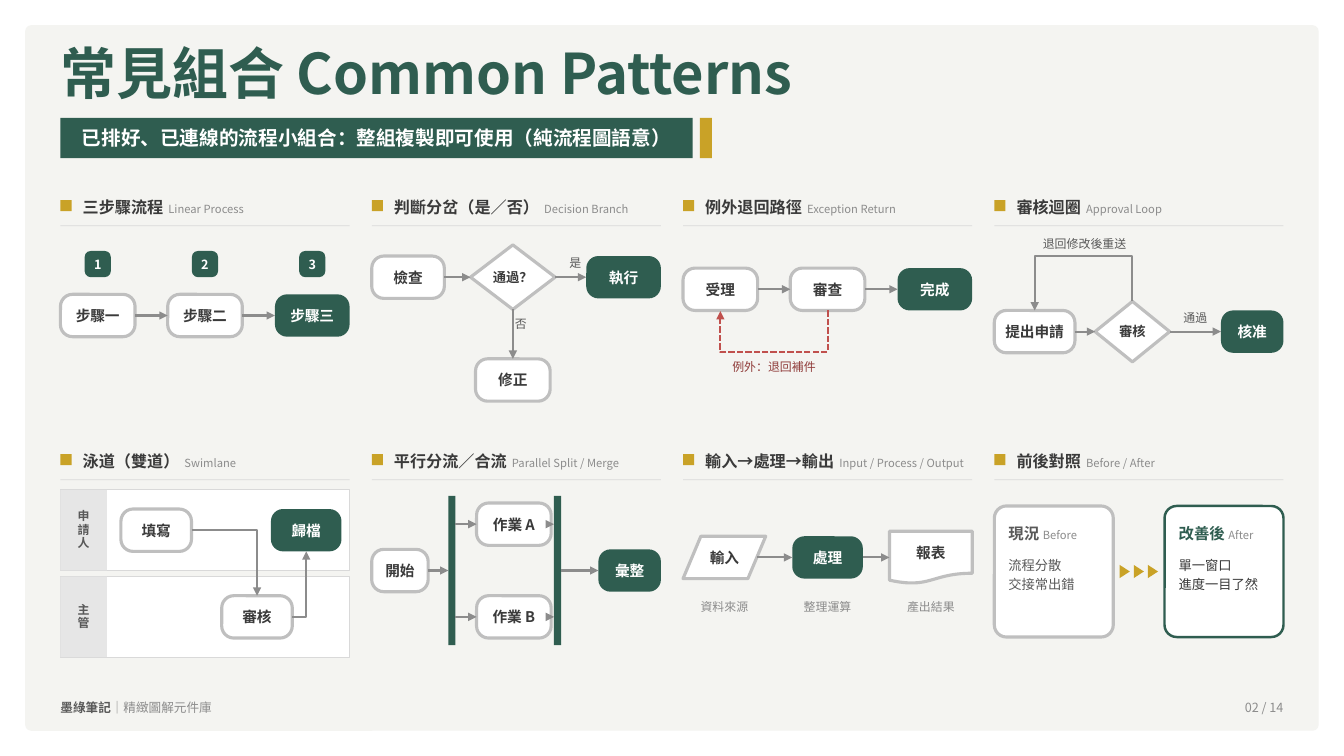
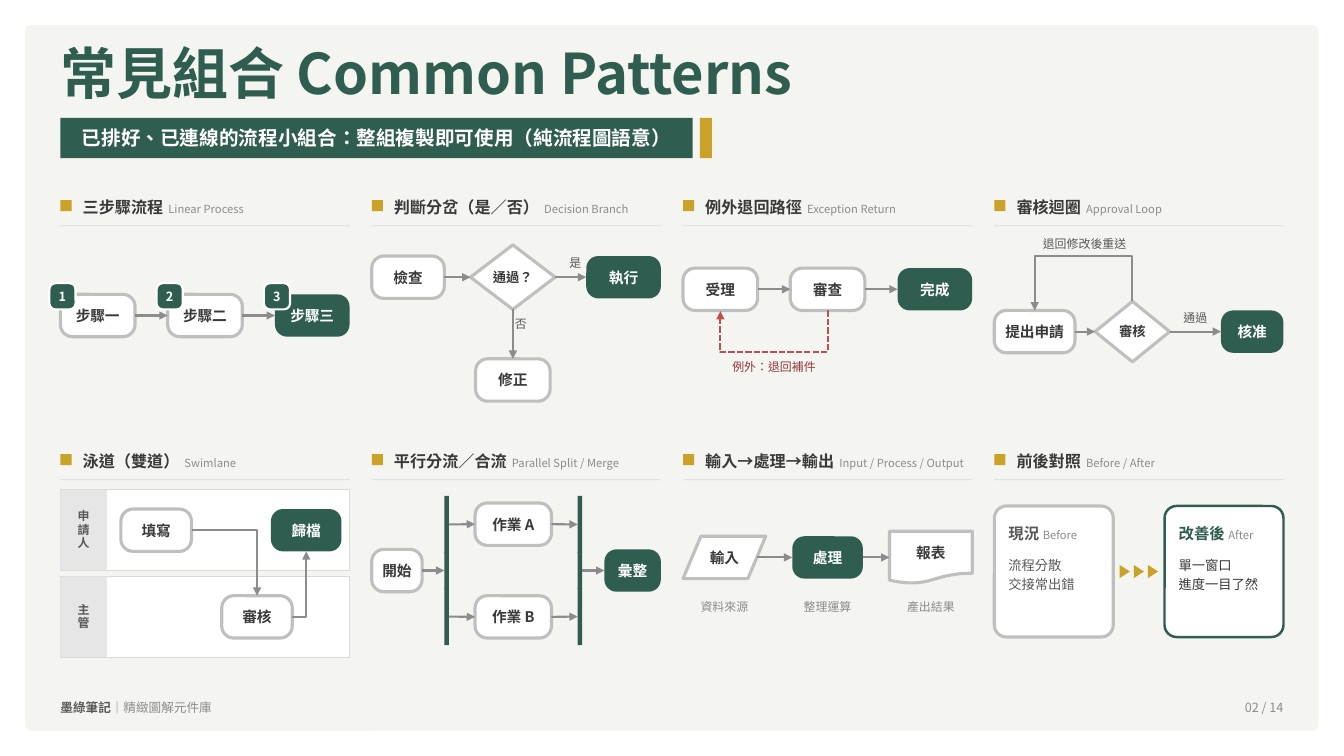
Before and after one commit to hctsaik/ppt-style-studio, a slide deck: slide 2 of out/kit-green.pptx. Drawn at 1344x756 pixels with LibreOffice and Linux fonts; fonts in the diff are those of the drawing. Boxes give left, top, right and bottom in pixels: in the first picture for what was removed or moved away, otherwise in the second. Text is boxed around its words. In the diff, an @@ line names an element or a change of style, - is before the commit and + after.

```diff
--- a/out/kit-green.pptx
+++ b/out/kit-green.pptx
@@ 3 rounded rectangles moved together from (x1=85, y1=251, x2=326, y2=277) to (x1=49, y1=283, x2=290, y2=310) @@
@@ outline none to #FFFFFF 1.5 pt in 3 elements at (x1=49, y1=283, x2=76, y2=310), (x1=156, y1=283, x2=182, y2=310), (x1=264, y1=283, x2=290, y2=310) @@
@@ rectangle resized from (x1=449, y1=496, x2=456, y2=645) to (x1=445, y1=496, x2=449, y2=554) @@
@@ arrow moved from (562, 571) - (599, 571) to (449, 524) - (475, 524) @@
@@ arrow moved from (456, 524) - (477, 524) to (552, 524) - (578, 524) @@
@@ rounded rectangle "開始" resized from (x1=372, y1=549, x2=429, y2=592) to (x1=372, y1=549, x2=422, y2=592) @@
@@ rectangle resized from (x1=555, y1=496, x2=562, y2=645) to (x1=578, y1=552, x2=582, y2=589) @@
@@ rounded rectangle "彙整" resized from (x1=599, y1=549, x2=661, y2=592) to (x1=605, y1=549, x2=661, y2=592) @@
@@ arrow moved from (429, 571) - (449, 571) to (422, 571) - (445, 571) @@
@@ group added at (x1=445, y1=496, x2=582, y2=645): 4 rectangles @@
@@ arrow moved from (552, 524) - (555, 524) to (583, 571) - (605, 571) @@
@@ arrow moved from (456, 617) - (477, 617) to (449, 617) - (475, 617) @@
@@ arrow moved from (552, 617) - (555, 617) to (552, 617) - (578, 617) @@
```
Also in this commit, not shown: 1 other slide changed, 42 other files.
